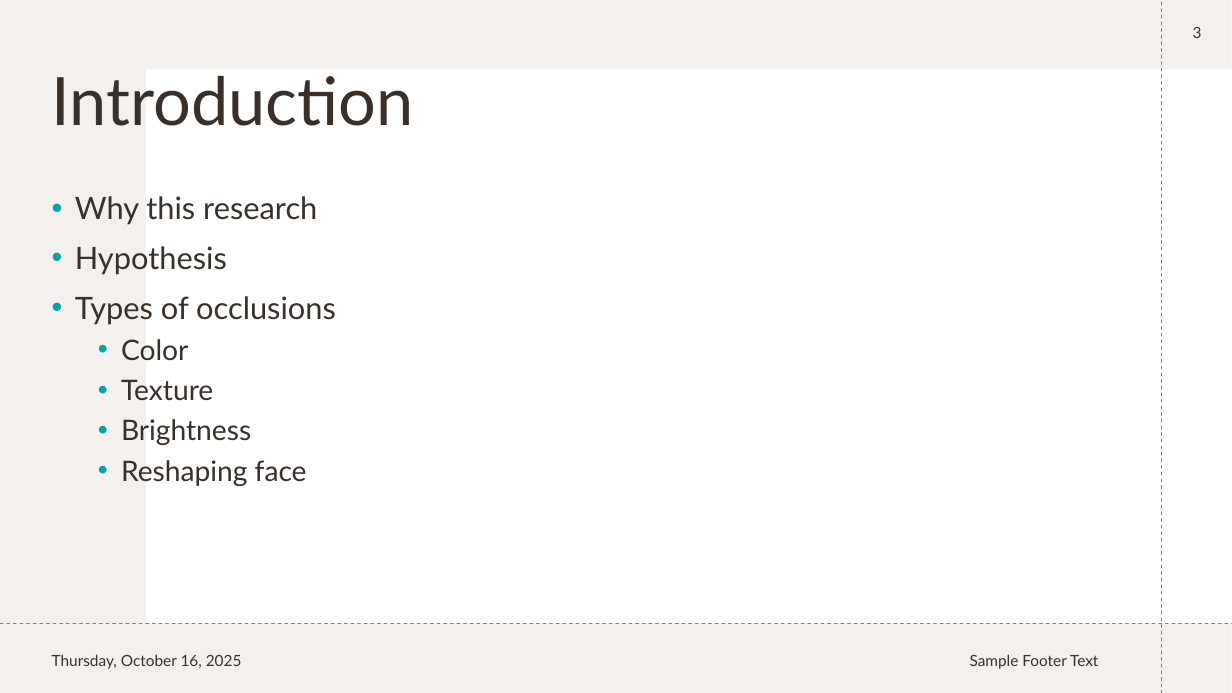
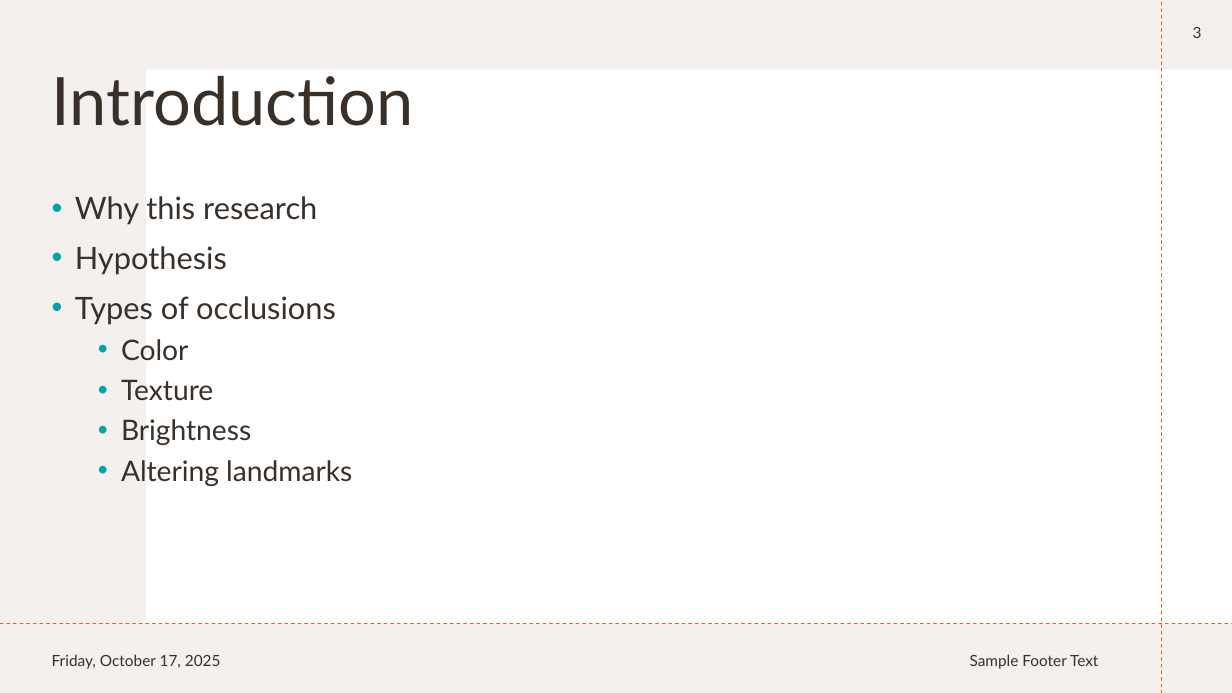
Before and after one commit to FrankVanDerVelde/master_applied-artificial_intelligence, a slide deck: slide 3 of symposium/symposium presentation.pptx. Drawn at 1232x693 pixels with LibreOffice and Linux fonts; fonts in the diff are those of the drawing. Boxes give left, top, right and bottom in pixels: in the first picture for what was removed or moved away, otherwise in the second. Text is boxed around its words. In the diff, an @@ line names an element or a change of style, - is before the commit and + after.

```diff
--- a/symposium/symposium presentation.pptx
+++ b/symposium/symposium presentation.pptx
@@ text at <box>121,460,352,486</box>: text changed @@
-  • Reshaping face
+  • Altering landmarks
@@ text at <box>52,654,221,669</box>: text changed @@
-Thursday, October 16, 2025
+Friday, October 17, 2025
```
Also in this commit, not shown: 10 other slides changed.
